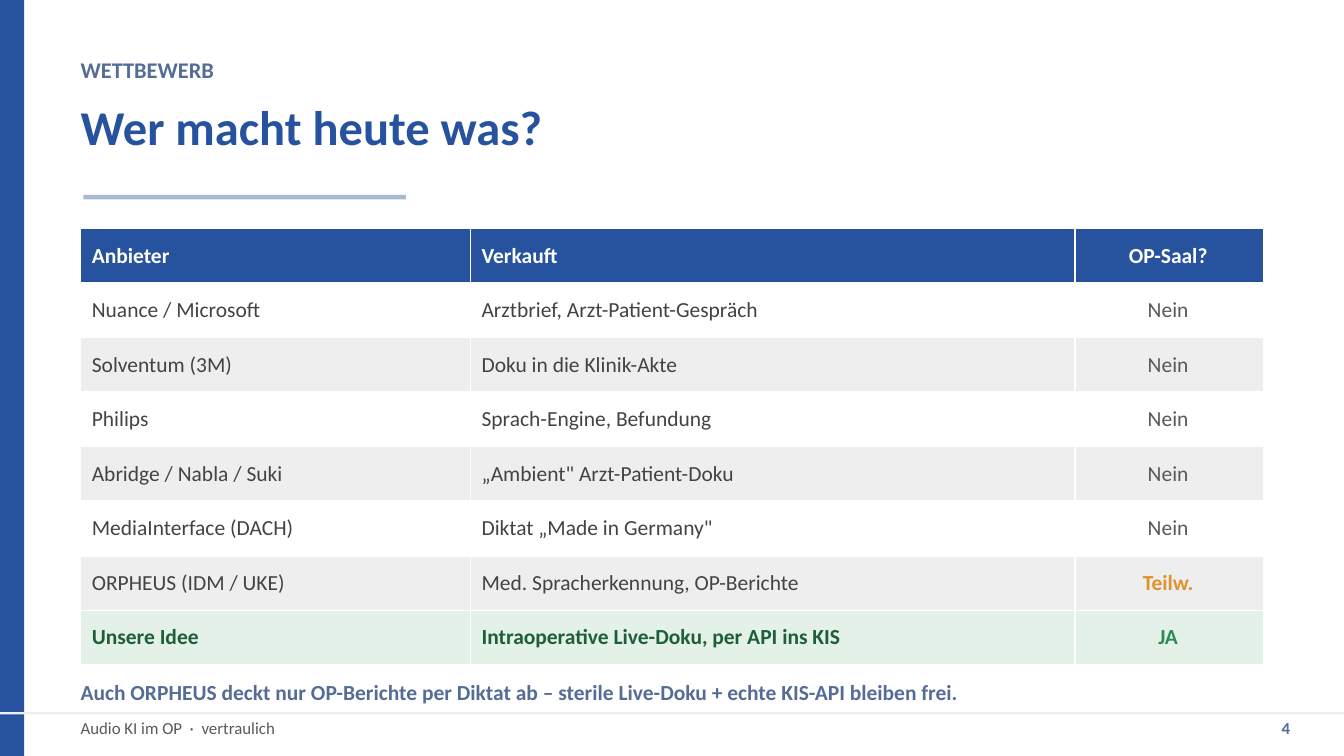
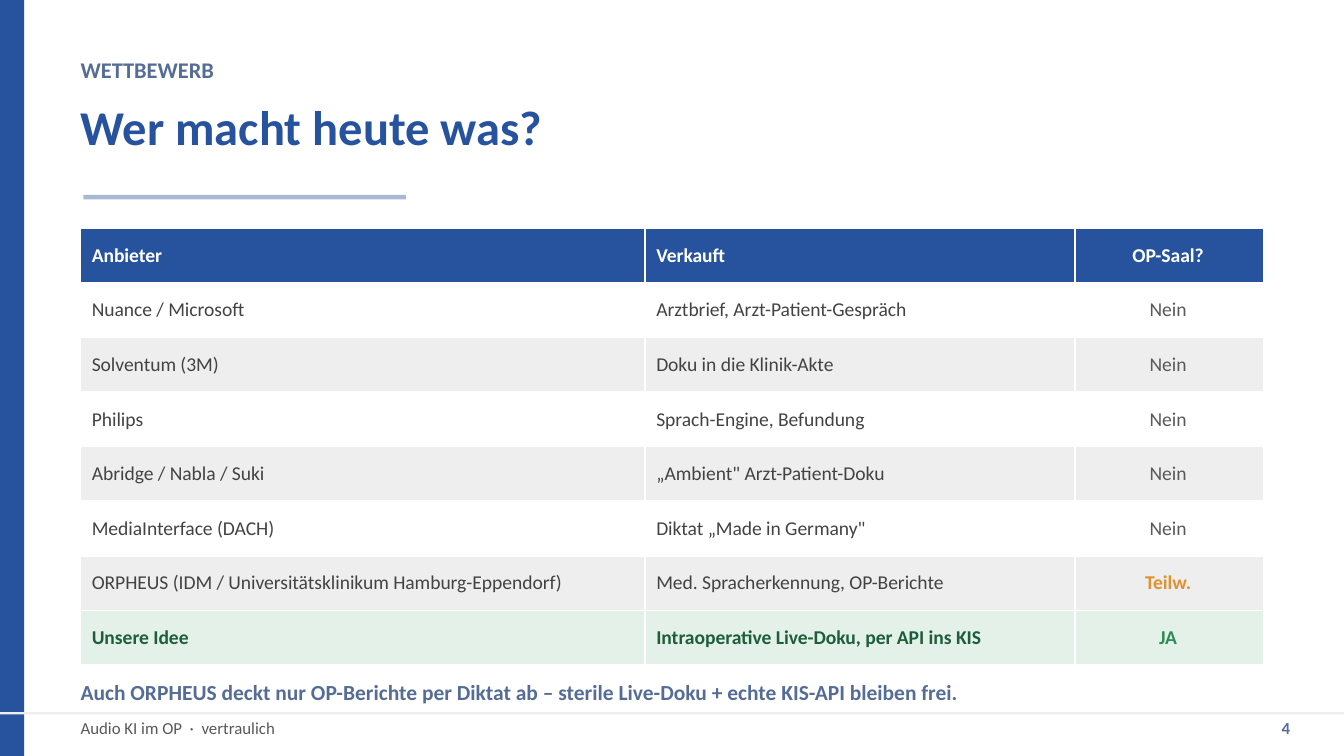
Before and after one commit to Sebastianue/hallo-github, a slide deck: slide 4 of audio-ki-op/praesentation/Audio-KI-OP-Praesentation.pptx. Drawn at 1344x756 pixels with LibreOffice and Linux fonts; fonts in the diff are those of the drawing; background and template pictures are left out. Boxes give left, top, right and bottom in pixels: in the first picture for what was removed or moved away, otherwise in the second. Text is boxed around its words. In the diff, an @@ line names an element or a change of style, - is before the commit and + after.

```diff
--- a/audio-ki-op/praesentation/Audio-KI-OP-Praesentation.pptx
+++ b/audio-ki-op/praesentation/Audio-KI-OP-Praesentation.pptx
@@ table at [81,228,1263,665] @@
-row 7, column 1: ORPHEUS (IDM / UKE)
+row 7, column 1: ORPHEUS (IDM / Universitätsklinikum Hamburg-Eppendorf)
@@ size 11.5 to 10.5 pt in "Anbieter", "Verkauft", "OP-Saal?", "Nuance / Microsoft" and 19 more places @@
```
Also in this commit, not shown: 1 other file.
